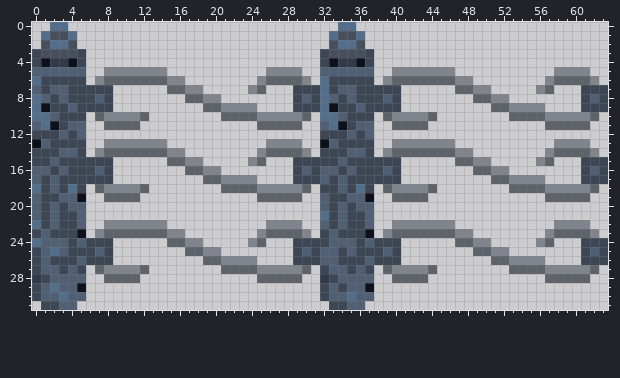
Pixel-art sprite, stored at Game Arts/Hedge.png. This is how it looked before the edit.
The file is 64x32 pixels.
Once edited:
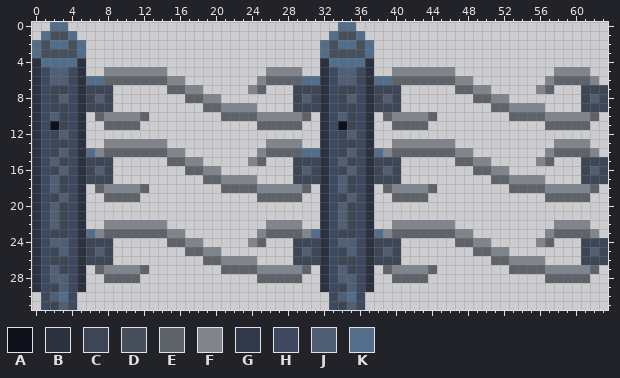
Palette (. is transparent): A #0f111a  B #2c3140  C #3d4654  D #474e5c  E #5e6269  F #80848c  G #32394a  H #3e485f  J #505f73  K #536e8a
Author's note on the commit: heyyo yeniden
Edits made:
@@ x 0..41 @@
  1 .KDDK............................KDDK.....
- 2 .DKKD............................DKKD.....
- 3 CDDDDC..........................CDDDDC....
- 4 CAGGAC..........................CAGGAC....
- 5 JJJJJJ..FFFFFFF...........FFFF..JJJJJJ..FF
- 6 KCCCCC.FEEEEEEEFF........FEEEEF.KCCCCC.FEE
- 7 JCJJCCCCC......EEFF.....FE...CCCKCJJCCCCC.
- 8 KJCJCCCJC........EEFF........CJCKJCJCCCJC.
- 9 KACCJCCCC..........EEFFFF....CCCKACCJCCCC.
-10 KKJCCC.EFFFFE........EEEEFFFFFE.KKJCCC.EFF
-11 JKACJJ..EEEE.............EEEEE..JKACJJ..EE
-12 CCCJCJ..........................CCCJCJ....
-13 AJCCCC..FFFFFFF...........FFFF..AJCCCC..FF
-14 CCCJJC.FEEEEEEEFF........FEEEEF.CCCJJC.FEE
-15 CCJCCCCCC......EEFF.....FE...CCCCCJCCCCCC.
-16 JJCJCCCJC........EEFF........CJCJJCJCCCJC.
-17 JCJCCCCCC..........EEFFFF....CCCJCJCCCCCC.
-18 KCJCKC.EFFFFE........EEEEFFFFFE.CCJCKC.EFF
-19 JCCJJA..EEEE.............EEEEE..JCCJJA..EE
-20 JCJCJJ..........................JCJCJJ....
-21 JCJCCJ..........................KCJCCJ....
-22 KCJCCJ..FFFFFFF...........FFFF..JCJCCJ..FF
-23 CJCCCA.FEEEEEEEFF........FEEEEF.CJCCCA.FEE
-24 KJJJCJCCC......EEFF.....FE...CCCCJJJCJCCC.
-25 CJKJCCCJC........EEFF........CJCJJCJCCCJC.
-26 CJCCCJCCC..........EEFFFF....CCCJJCCCJCCC.
-27 CJJCJC.EFFFFE........EEEEFFFFFE.CJJCJC.EFF
-28 GCJJJJ..EEEE.............EEEEE..GCJJJJ..EE
-29 CJKJJA..........................CJCJJA....
-30 CJJKJJ..........................CJJKJJ....
-31 .CCJJ............................CCJJ.....
+ 2 KDKKDK..........................KDKKDK....
+ 3 KDDDDK..........................KDDDDK....
+ 4 BKKKKB..........................BKKKKB....
+ 5 BHJJHB..FFFFFFF...........FFFF..BHJJHB..FF
+ 6 BHJJHBKKEEEEEEEFF........FEEEEKKBHJJHBKKEE
+ 7 BHCCHBCCC......EEFF.....FE...CCCBHCCHBCCC.
+ 8 BHCJHBCJC........EEFF........CJCBHCJHBCJC.
+ 9 BHCCHBCCC..........EEFFFF....CCCBHCCHBCCC.
+10 BHJCHB.EFFFFE........EEEEFFFFFE.BHJCHB.EFF
+11 BHACHB..EEEE.............EEEEE..BHACHB..EE
+12 BHCJHB..........................BHCJHB....
+13 BHCCHB..FFFFFFF...........FFFF..BHCCHB..FF
+14 BHCJHBKFEEEEEEEFF........FEEEEKKBHCJHBKFEE
+15 BHJCHBCCC......EEFF.....FE...CCCBHJCHBCCC.
+16 BHCJHBCJC........EEFF........CJCBHCJHBCJC.
+17 BHJCHBCCC..........EEFFFF....CCCBHJCHBCCC.
+18 BHJCHB.EFFFFE........EEEEFFFFFE.BHJCHB.EFF
+19 BHCJHB..EEEE.............EEEEE..BHCJHB..EE
+20 BHJCHB..........................BHJCHB....
+21 BHJCHB..........................BHJCHB....
+22 BHJCHB..FFFFFFF...........FFFF..BHJCHB..FF
+23 BHCCHBKFEEEEEEEFF........FEEEEFKBHCCHBKFEE
+24 BHJJHBCCC......EEFF.....FE...CCCBHJJHBCCC.
+25 BHCJHBCJC........EEFF........CJCBHCJHBCJC.
+26 BHCCHBCCC..........EEFFFF....CCCBHCCHBCCC.
+27 BHJCHB.EFFFFE........EEEEFFFFFE.BHJCHB.EFF
+28 BHJJHB..EEEE.............EEEEE..BHJJHB..EE
+29 BHCJHB..........................BHCJHB....
+30 .HJKH............................HJKH.....
+31 .HCJH............................HCJH.....
Boxes around the changes in both pictures, in picture pixels (x1, y1, x2, y2):
changed: (32, 40, 104, 310)
changed: (302, 40, 392, 310)
